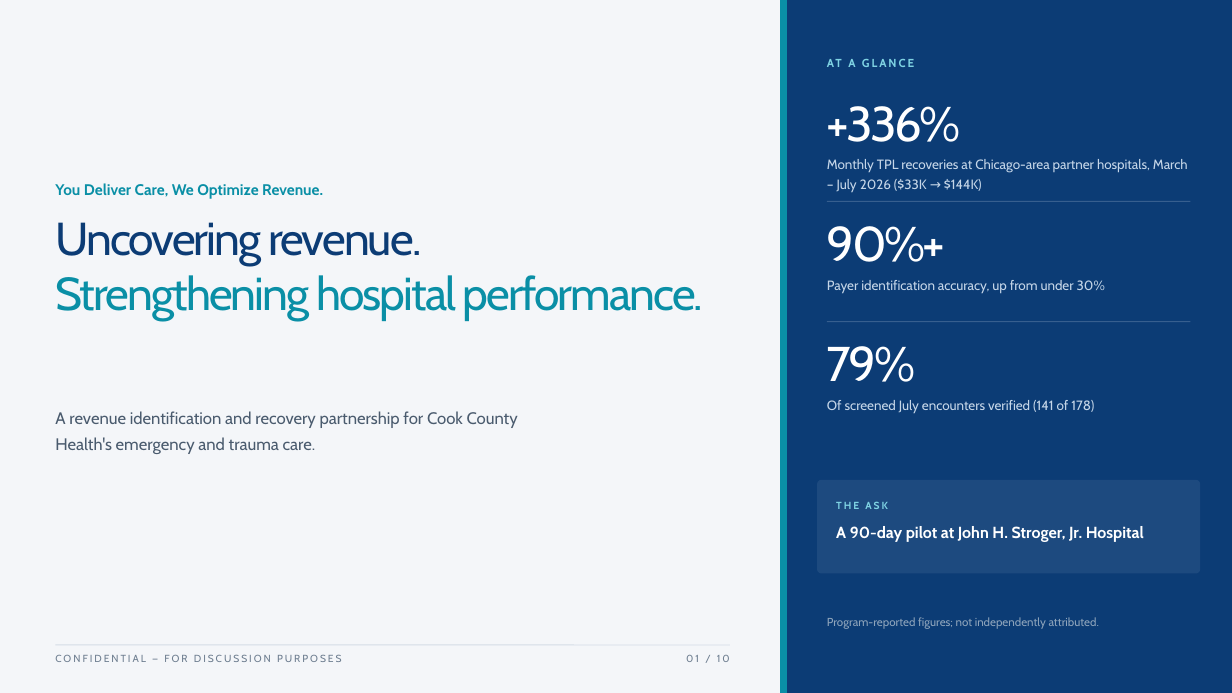
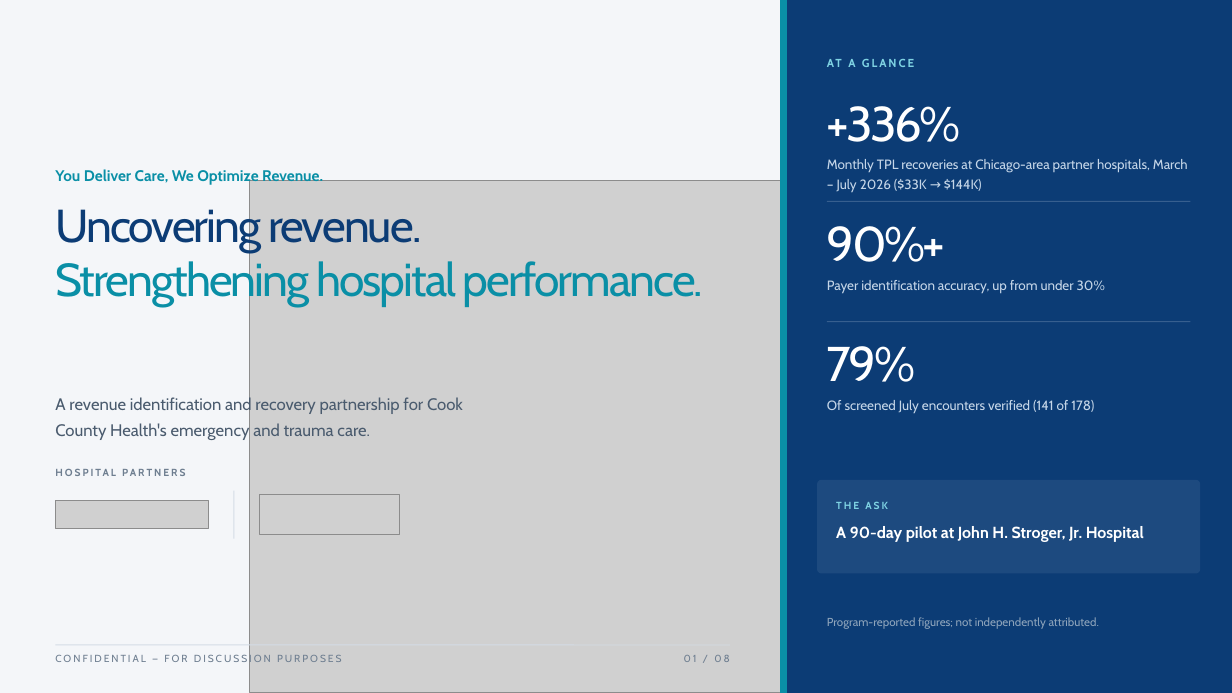
Before and after one commit to GMyoung/laborforce-deck, a slide deck: slide 1 of LaborForce_CookCountyHealth.pptx. Drawn at 1232x693 pixels with LibreOffice and Linux fonts; fonts in the diff are those of the drawing; grey boxes stand for pictures. Boxes give left, top, right and bottom in pixels: in the first picture for what was removed or moved away, otherwise in the second. Text is boxed around its words. In the diff, an @@ line names an element or a change of style, - is before the commit and + after.

```diff
--- a/LaborForce_CookCountyHealth.pptx
+++ b/LaborForce_CookCountyHealth.pptx
@@ text "You Deliver Care, We Optimize ...": place and size @@
-text "You Deliver Care, We Optimize ..." at (55,183,323,199)
+text "You Deliver Care, We Optimize ..." at (55,168,323,186)
@@ text "Uncovering revenue." rewrapped from (55,222,703,321) to (55,203,703,307) @@
@@ picture added at (250,180,781,693) @@
@@ text "A revenue identification and recovery ..." rewrapped from (55,411,518,454) to (55,397,463,441) @@
@@ text added at (55,467,425,487), 8 pt, text #6E7E90, bold @@
+HOSPITAL PARTNERS
@@ picture added at (55,501,208,530) @@
@@ line added from (234, 491) to (234, 539), #D4DCE6 0.75 pt @@
@@ picture added at (260,494,400,535) @@
@@ text at (684,655,730,662): text changed @@
-01 / 10
+01 / 08
```
Also in this commit, not shown: 7 other slides changed, 2 slides removed, 3 other files.
